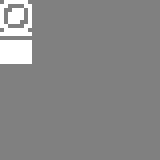
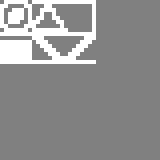
Two versions of the same layered image (160 x 160). Layer-by-layer changes:
added layer "Layer 1 copy 3" above "Layer 1 copy 2" over (32, 0, 96, 32)
added layer "Layer 1 copy 2" above "Layer 1 copy" over (32, 0, 96, 64)
